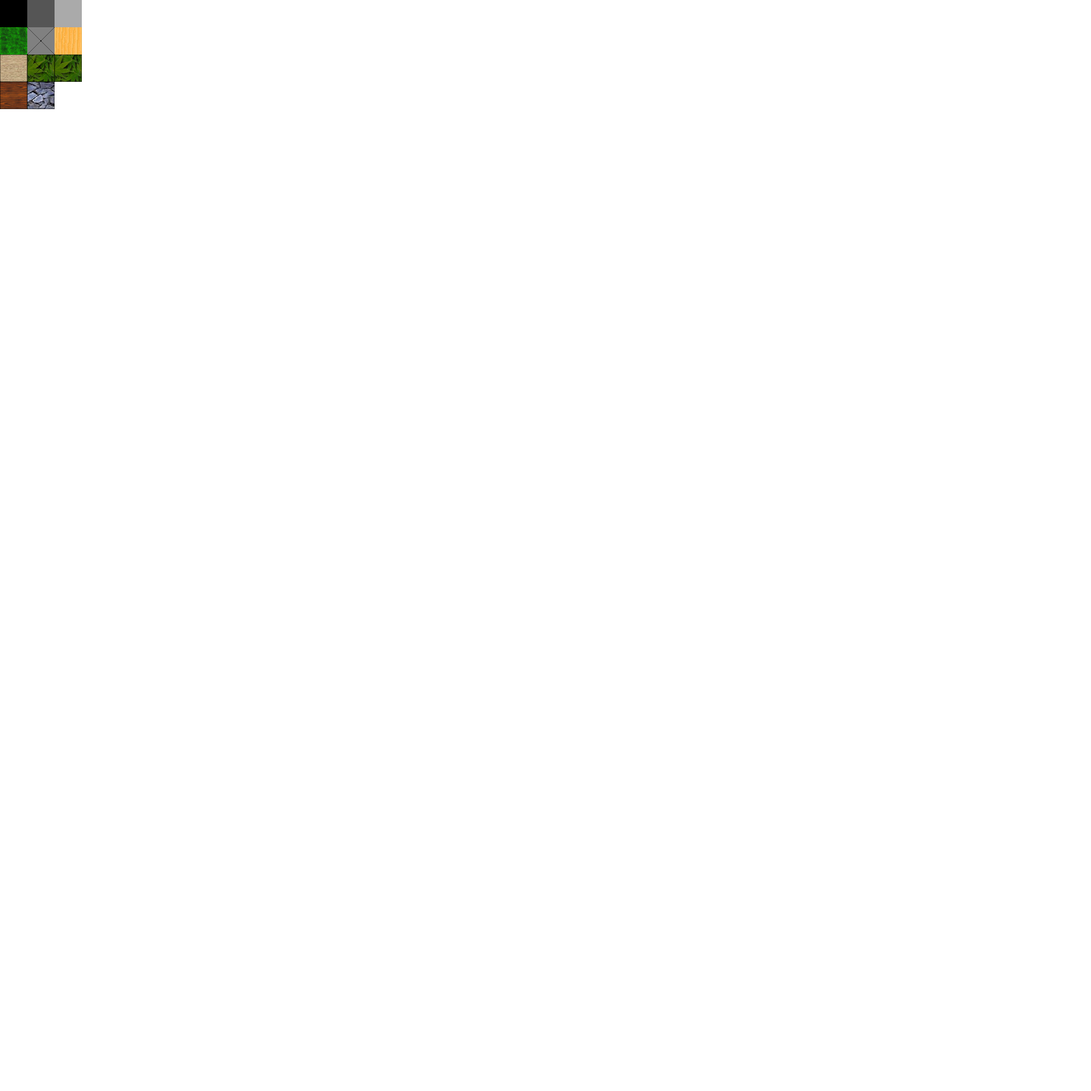
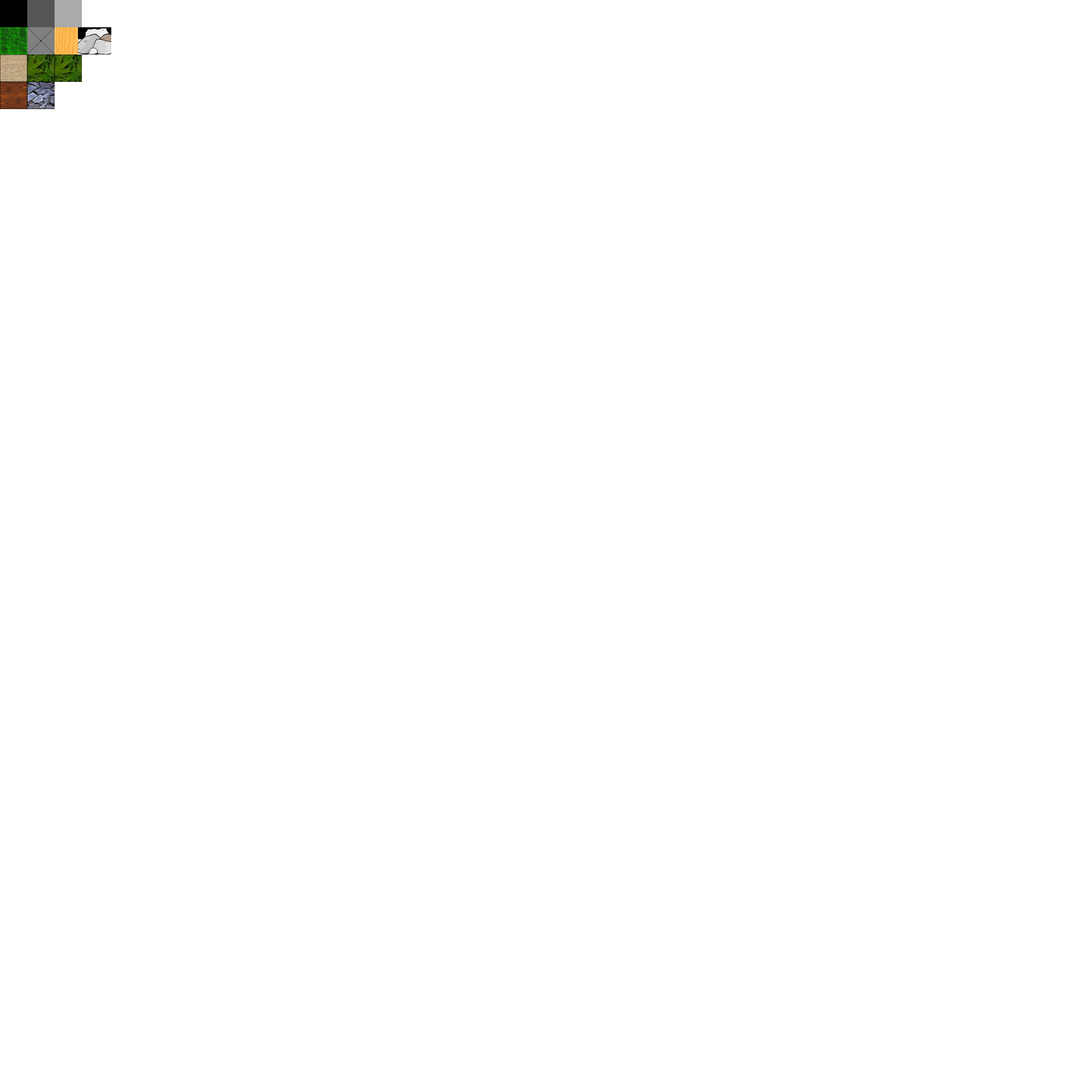
Before/after of a 1091 x 1091 layered artwork. What changed in the layer stack:
added layer "Eingefügte Ebene" above "Ebene" over [78, 27, 112, 55]
added layer "Ebene" above "TreeFoilage" over [81, 27, 110, 55]
